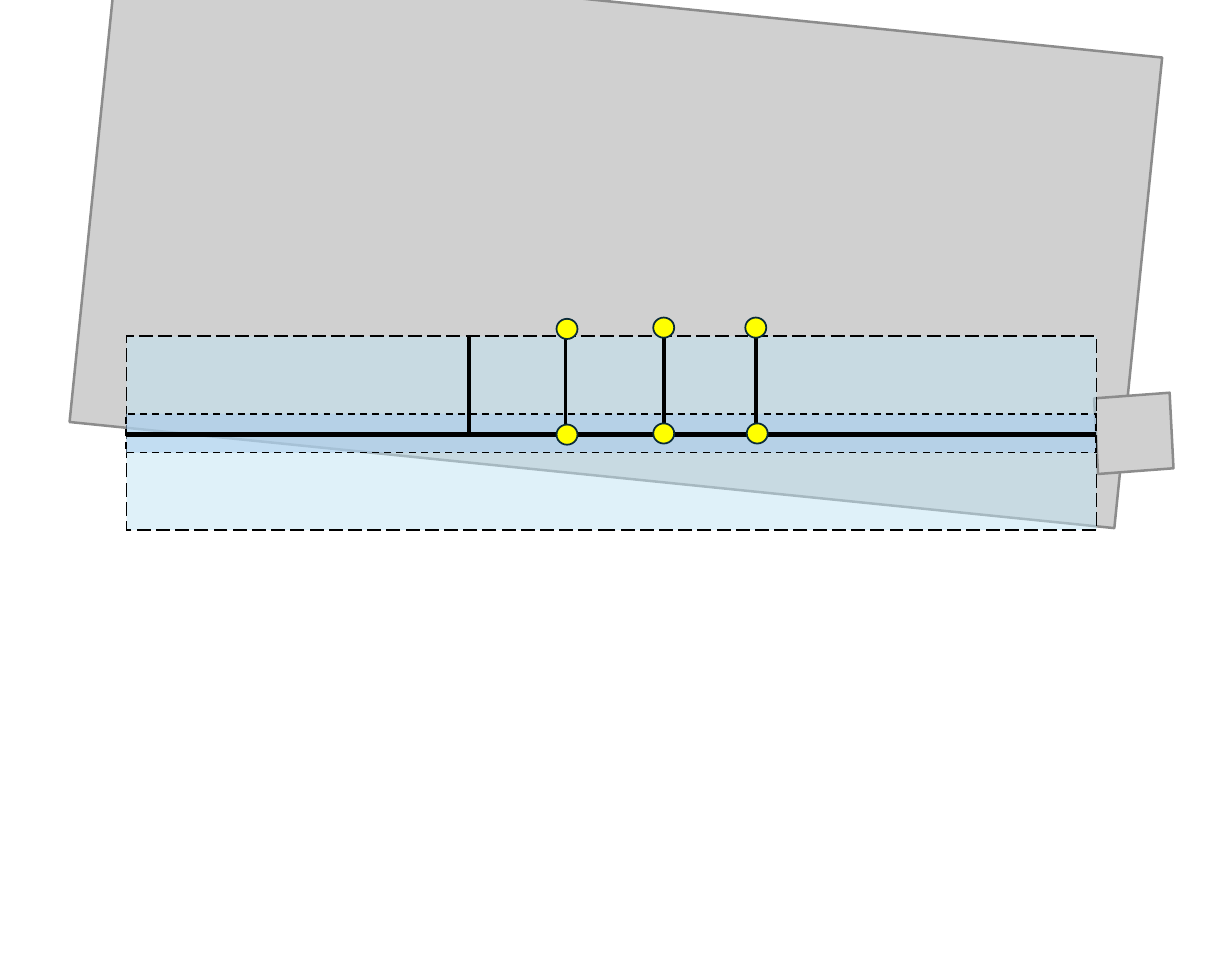
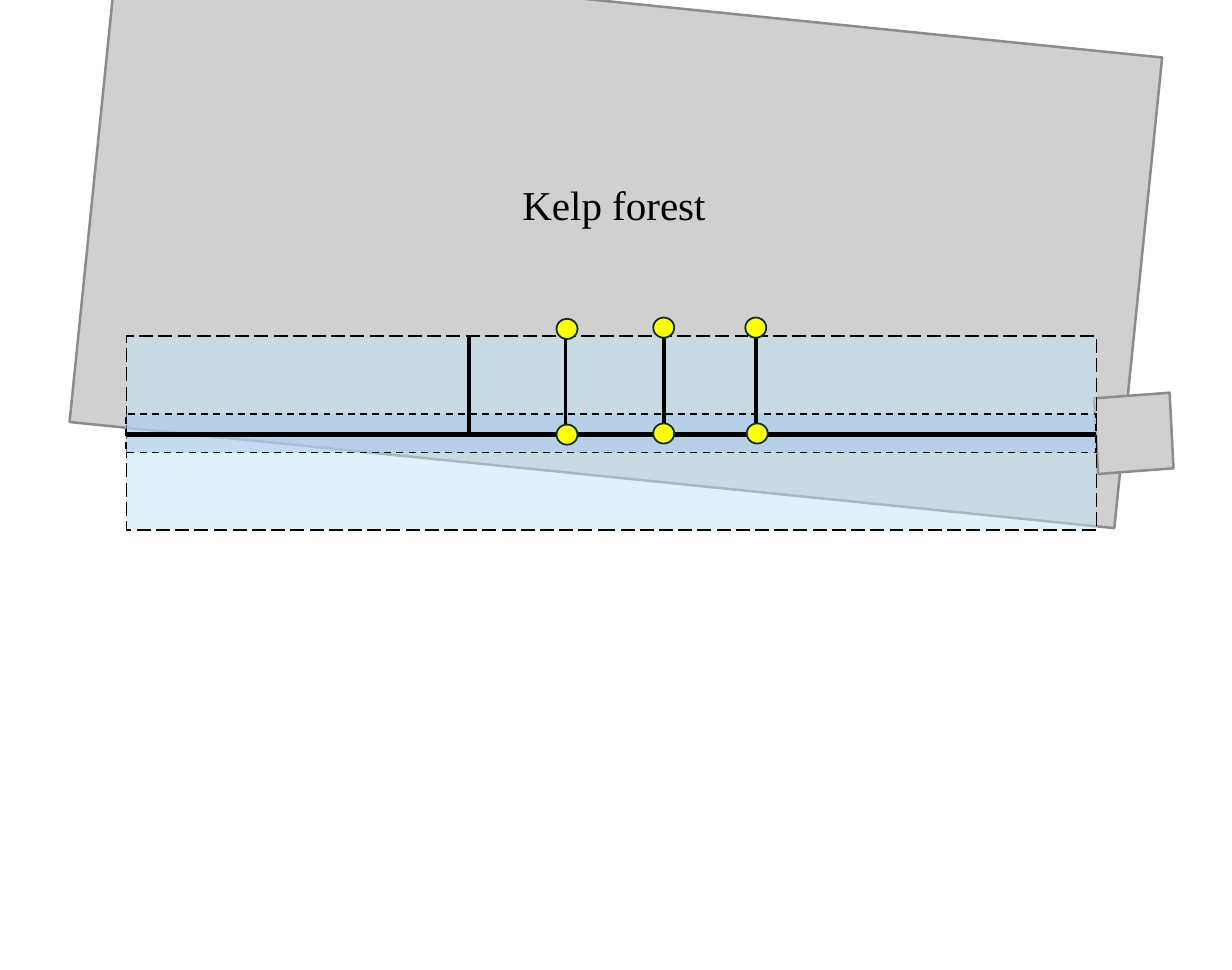
Before and after one commit to em-lim13/Ch2_Spatial_pee, a slide deck: slide 1 of Output/Pub_figs/ppt_shame_folder/Supp1_Fig1.pptx. Drawn at 1232x970 pixels with LibreOffice and Linux fonts; fonts in the diff are those of the drawing; grey boxes stand for pictures. Boxes give left, top, right and bottom in pixels: in the first picture for what was removed or moved away, otherwise in the second. Text is boxed around its words. In the diff, an @@ line names an element or a change of style, - is before the commit and + after.

Commit message:
add kelp forest label to supp plot

```diff
--- a/Output/Pub_figs/ppt_shame_folder/Supp1_Fig1.pptx
+++ b/Output/Pub_figs/ppt_shame_folder/Supp1_Fig1.pptx
@@ text added at (522, 191, 705, 228), 12 pt, text #000000 @@
+Kelp forest
```
Also in this commit, not shown: 1 other file.
